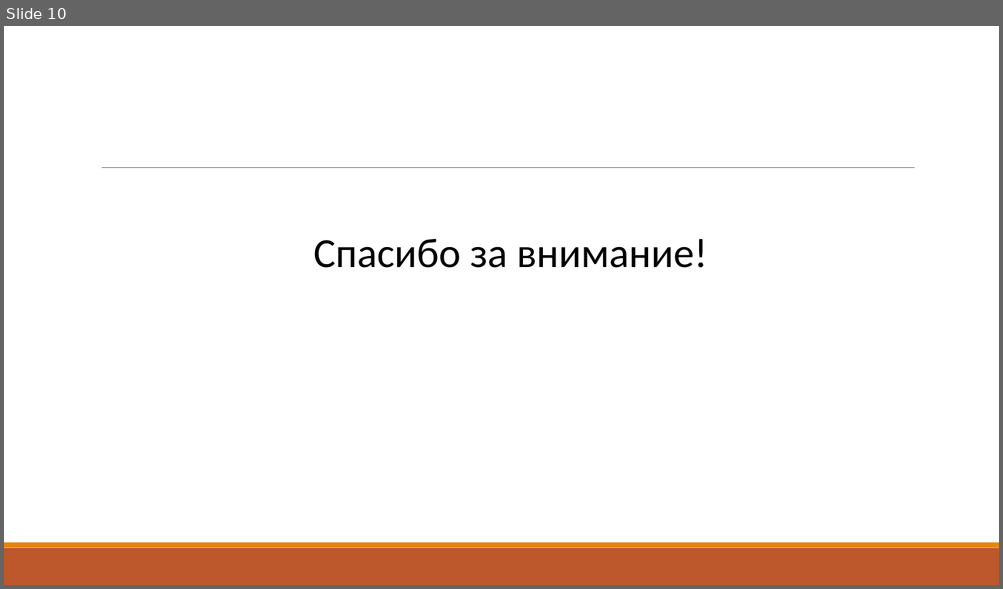
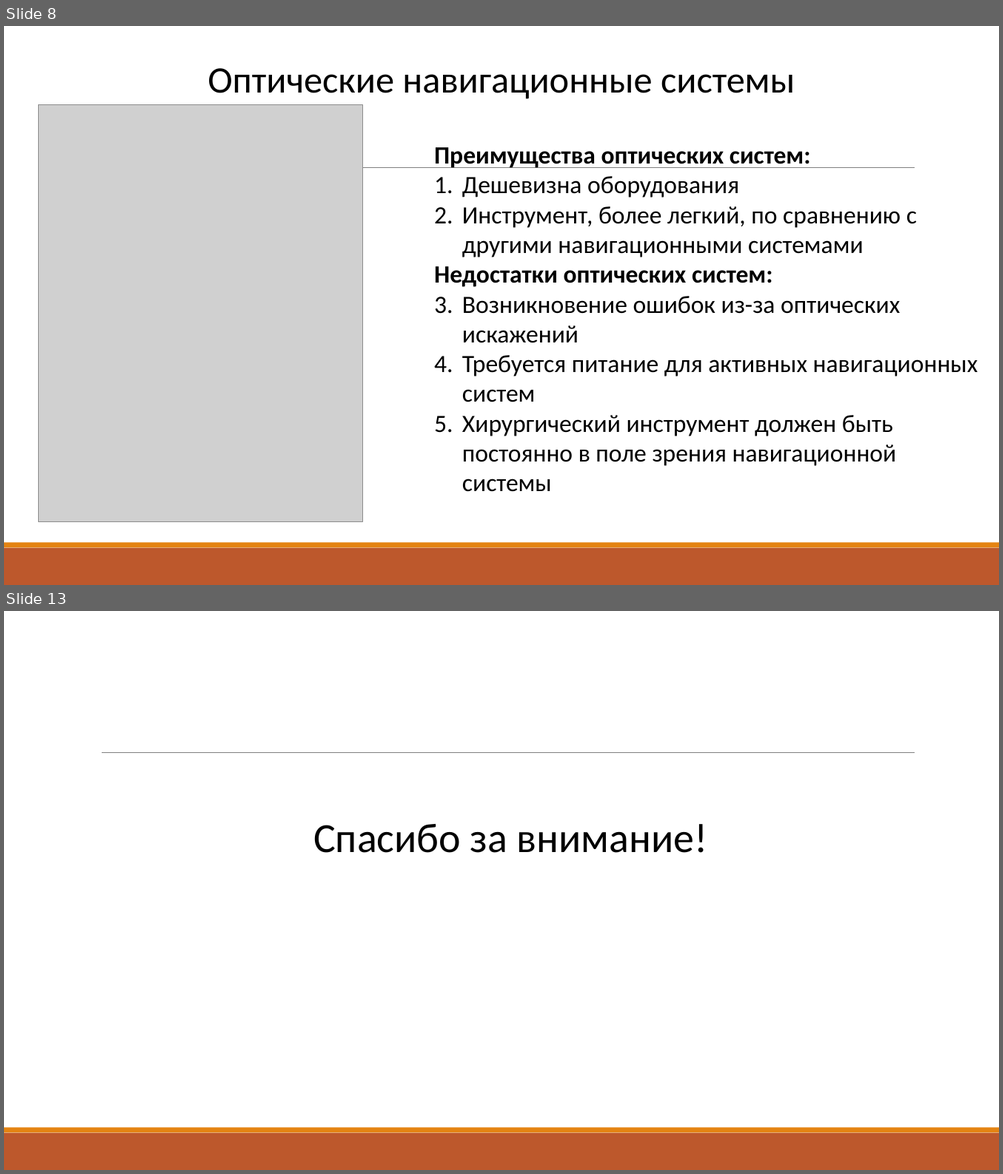
Before and after one commit to vladimirshilyaev/rk9students, a slide deck: doc/Ramzhaev/Presentation.pptx. Shown one above the other, each under a label of ours: slide 10 before the commit, slides 8 and 13 after it; the slides between them are not shown. The pictures are 1003x589 and 1003x1174 pixels, drawn with LibreOffice and Linux fonts; fonts in the diff are those of the drawing; grey boxes stand for pictures. Boxes give left, top, right and bottom in pixels: in the first picture for what was removed or moved away, otherwise in the second. Text is boxed around its words. In the diff, an @@ line names an element or a change of style, - is before the commit and + after.

```diff
--- a/doc/Ramzhaev/Presentation.pptx
+++ b/doc/Ramzhaev/Presentation.pptx
@@ slide 8 added at (4,26,999,585), background #FFFFFF; not listed: 3 template elements that a slide beside it also shows @@
@@ text added at (208,68,794,99), 36 pt, text #000000 @@
+Оптические навигационные системы
@@ picture added at (38,105,363,522) @@
@@ text added at (434,147,978,492), 24 pt, text #000000 @@
+Преимущества оптических систем:
+1. Дешевизна оборудования
+2. Инструмент, более легкий, по сравнению с другими навигационными системами
+Недостатки оптических систем:
+1. Возникновение ошибок из-за оптических искажений
+2. Требуется питание для активных навигационных систем
+3. Хирургический инструмент должен быть постоянно в поле зрения навигационной системы
@@ what was slide 10 is now slide 13 @@
```
Also in this commit, not shown: 8 slides changed, 3 other slides added, 1 slide removed, 7 other files.
